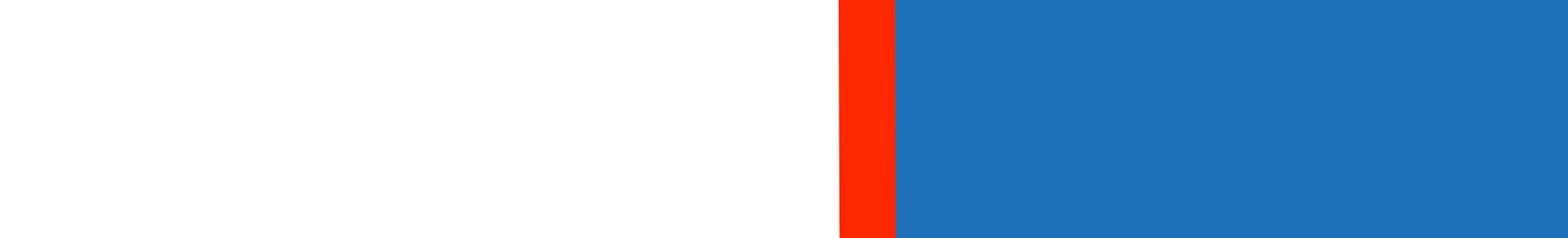
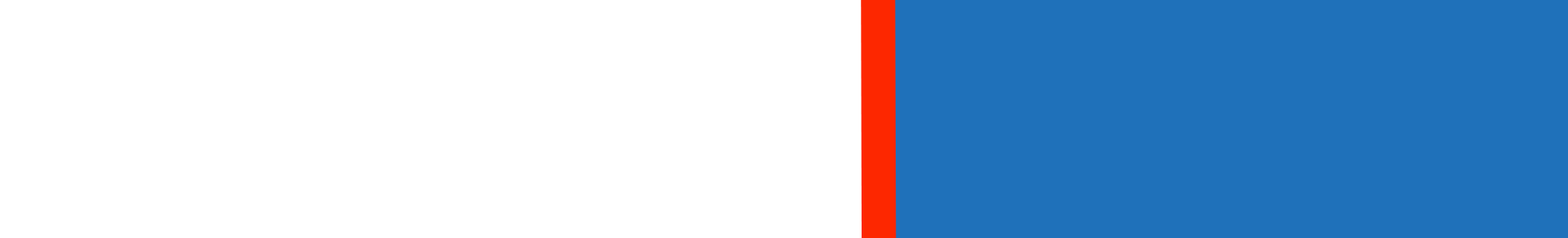
Revision of a layered 1568px x 238px image; what changed, layer by layer:
painted on "Shape 2" over bbox(837, 0, 862, 238)
